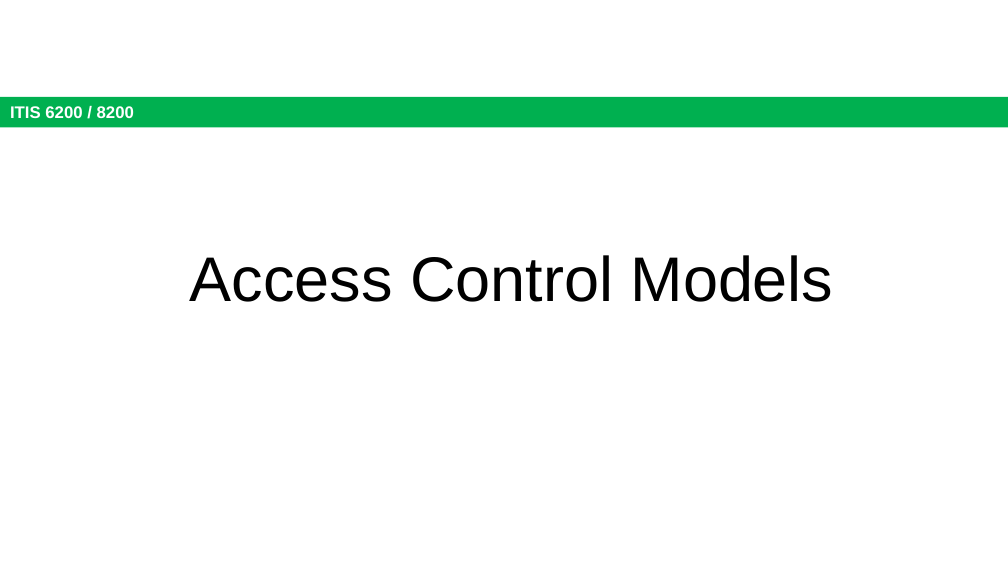
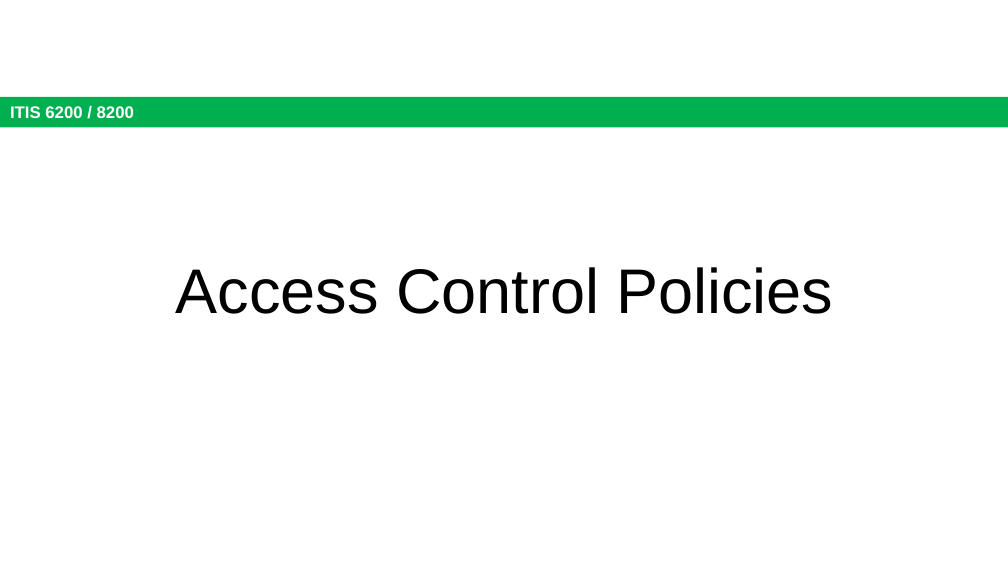
Before and after one commit to jx5c/github.io, a slide deck: slide 12 of teaching/ITIS6200/2023fa/lectures/lec09.pptx. Drawn at 1008x567 pixels with LibreOffice and Linux fonts; fonts in the diff are those of the drawing. Boxes give left, top, right and bottom in pixels: in the first picture for what was removed or moved away, otherwise in the second. Text is boxed around its words. In the diff, an @@ line names an element or a change of style, - is before the commit and + after.

```diff
--- a/teaching/ITIS6200/2023fa/lectures/lec09.pptx
+++ b/teaching/ITIS6200/2023fa/lectures/lec09.pptx
@@ title at [176, 267, 833, 314]: text changed @@
-Access Control Models
+Access Control Policies
```
Also in this commit, not shown: 4 other slides changed, 2 slides removed.
